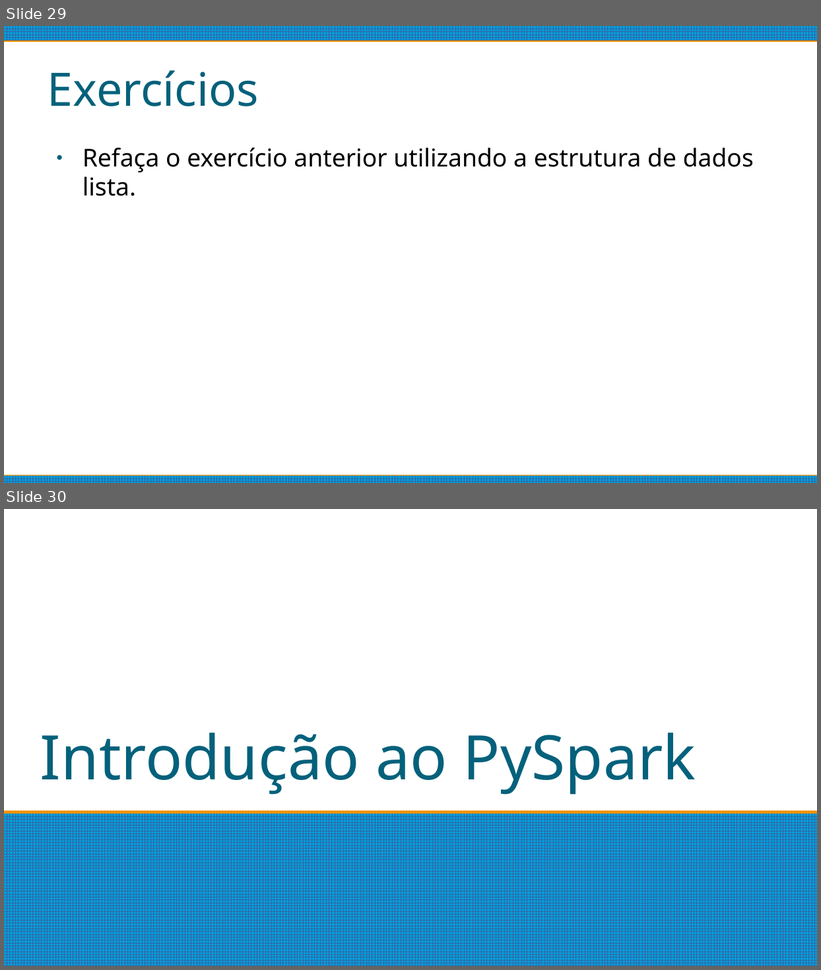
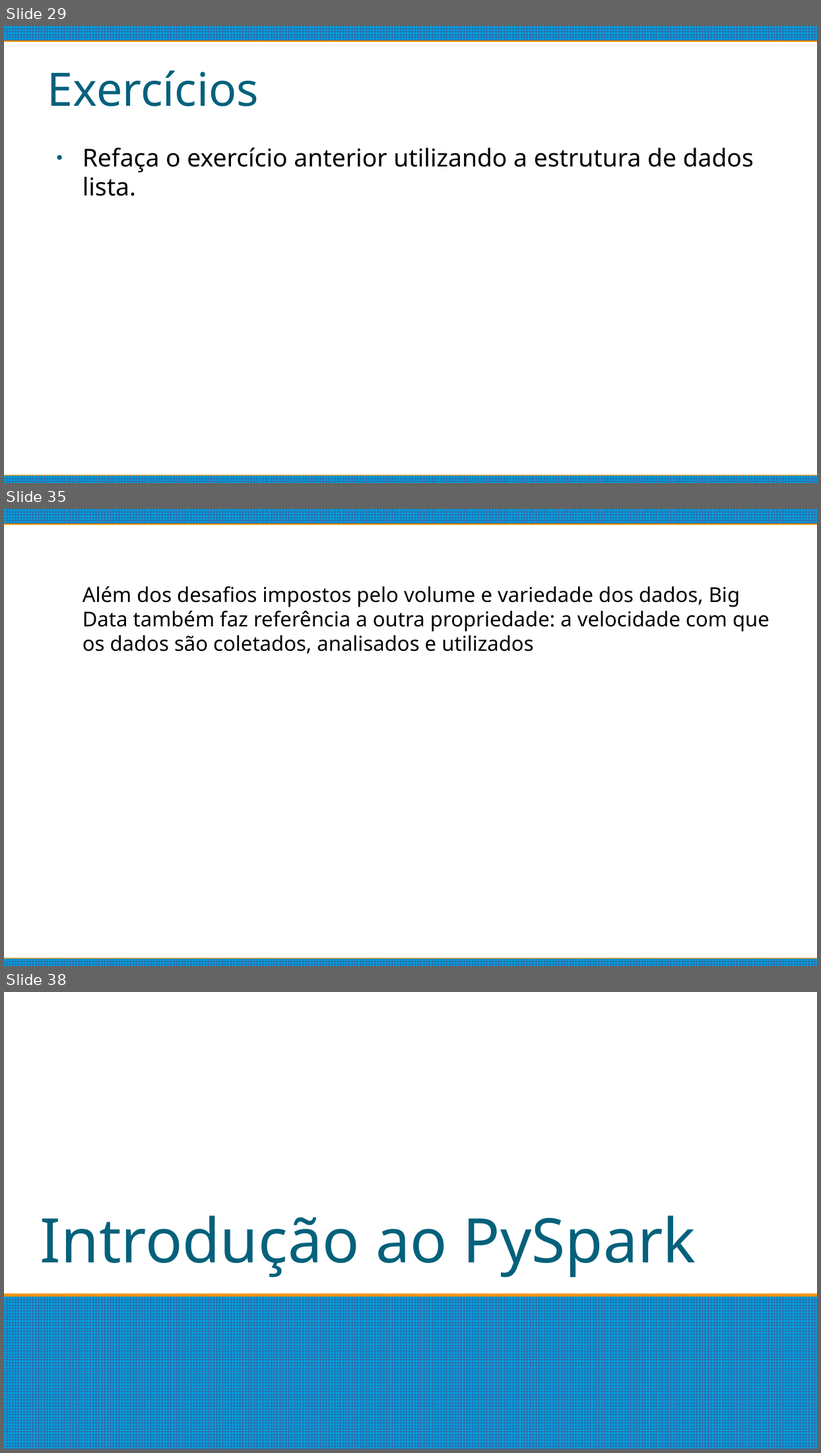
Before and after one commit to matheushpalves/estacioBigData, a slide deck: Introdução.odp. Shown one above the other, each under a label of ours: slides 29 and 30 before the commit, slides 29, 35 and 38 after it; the slides between them are not shown. The pictures are 821x970 and 821x1453 pixels, drawn with LibreOffice and Linux fonts; fonts in the diff are those of the drawing. Boxes give left, top, right and bottom in pixels: in the first picture for what was removed or moved away, otherwise in the second. Text is boxed around its words. In the diff, an @@ line names an element or a change of style, - is before the commit and + after.

```diff
--- a/Introdução.odp
+++ b/Introdução.odp
@@ slide 35 added at box(4, 509, 817, 966), background #FFFFFF; not listed: 2 template elements that a slide beside it also shows @@
@@ text added at box(83, 586, 770, 654), 20 pt, text #000000 @@
+Além dos desafios impostos pelo volume e variedade dos dados, Big Data também faz referência a outra propriedade: a velocidade com que os dados são coletados, analisados e utilizados
@@ what was slide 30 is now slide 38 @@
```
Also in this commit, not shown: 7 other slides added.
